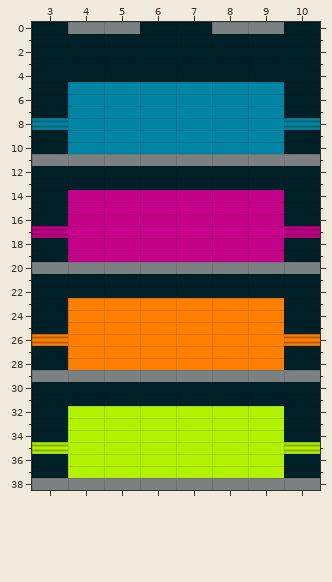
Tiled map -- Impact/Impact.iOS/Content/Levels/level010.tmx. The first picture shows the starting point.
Cells are 57x19 px. Shown: x 3..10, y 0..38.
New version:
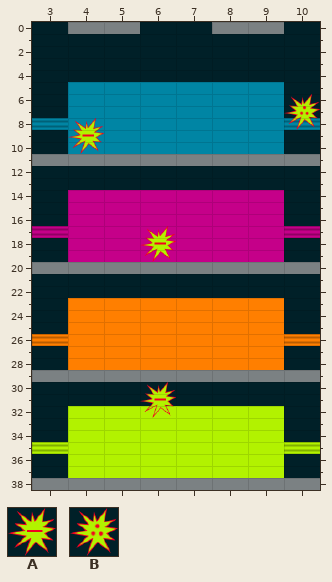
Key: from "Powerups": A 1 "PowerupLargerPaddle", B 2 "PowerupMultiBall".
_ is an empty cell.
Diff:
Layer "Powerups":
y 8: x 10 _ -> B
y 10: x 4 _ -> A
y 19: x 6 _ -> A
y 32: x 6 _ -> A
Pixel boxes of the changes (left, top, right, bottom) in both pictures:
added: (284, 94, 320, 130)
added: (68, 118, 104, 154)
added: (140, 226, 176, 262)
added: (140, 382, 176, 418)
